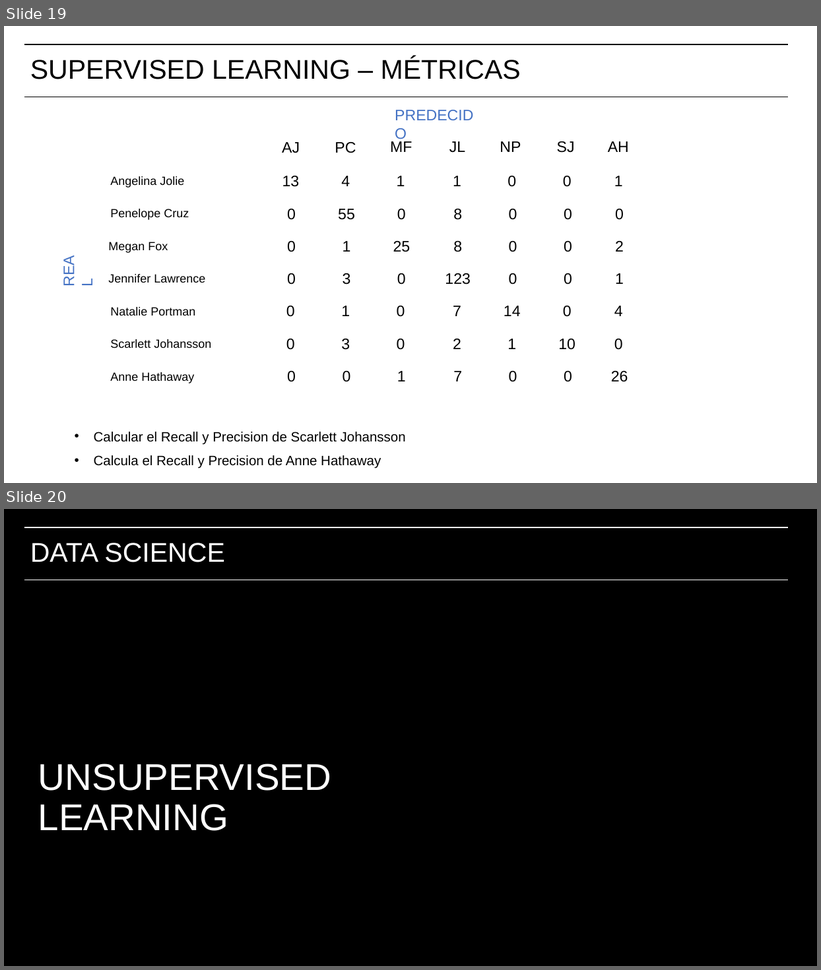
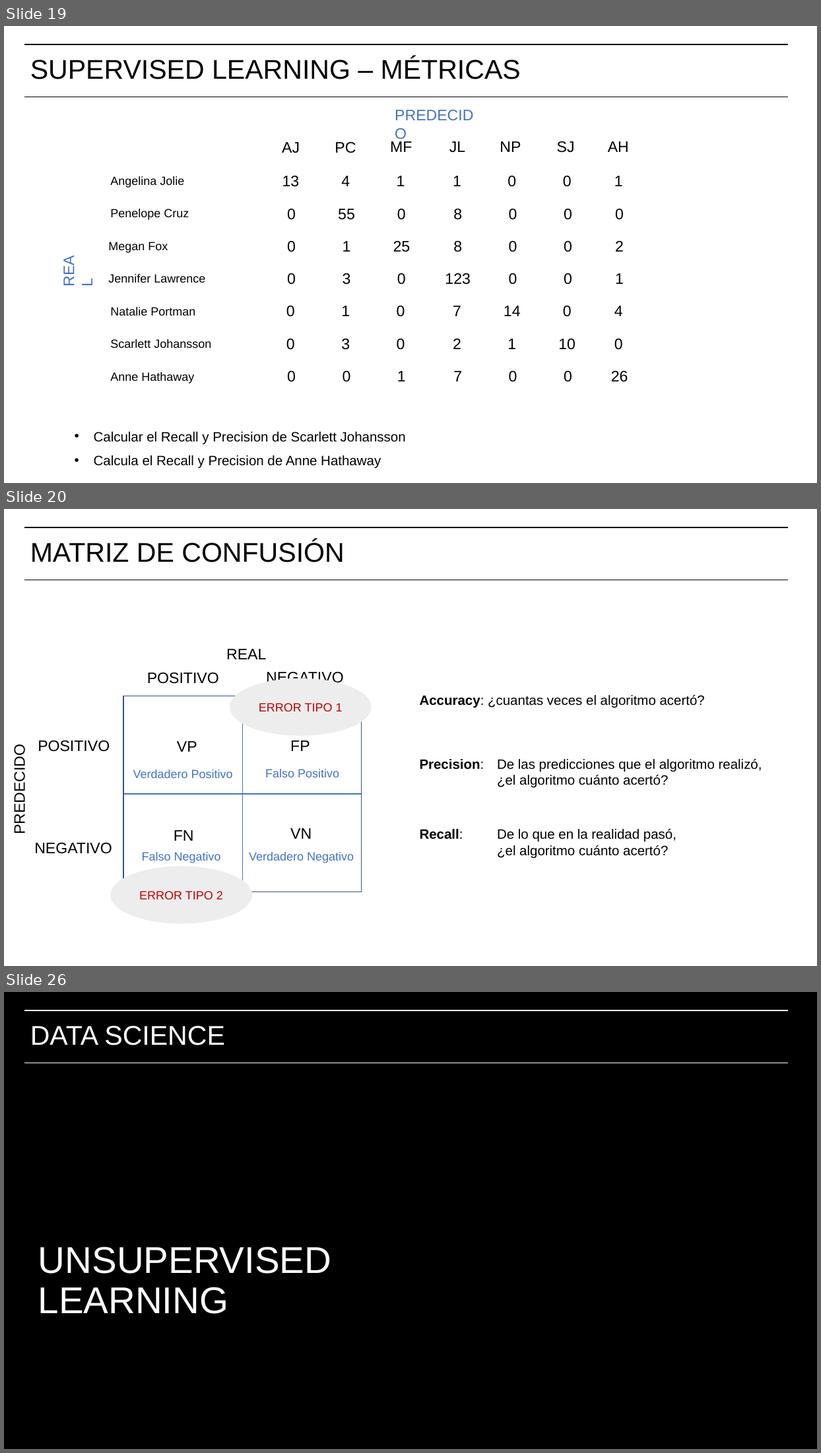
Before and after one commit to carlosgl87/aplicaciones_analiticas_isil, a slide deck: Tercera_Unidad/introduccion_machine_learning.pptx. Shown one above the other, each under a label of ours: slides 19 and 20 before the commit, slides 19, 20 and 26 after it; the slides between them are not shown. The pictures are 821x970 and 821x1453 pixels, drawn with LibreOffice and Linux fonts; fonts in the diff are those of the drawing. Boxes give left, top, right and bottom in pixels: in the first picture for what was removed or moved away, otherwise in the second. Text is boxed around its words. In the diff, an @@ line names an element or a change of style, - is before the commit and + after.

Commit message:
diapositivas actualizadas, matriz de confusion

```diff
--- a/Tercera_Unidad/introduccion_machine_learning.pptx
+++ b/Tercera_Unidad/introduccion_machine_learning.pptx
@@ slide 20 added at [4,509,817,966], background #FFFFFF; not listed: 2 template elements that a slide beside it also shows @@
@@ title added at [30,540,344,562], 32 pt, text #000000 @@
+MATRIZ DE CONFUSIÓN
@@ text added at [226,649,266,659], 18 pt, text #000000 @@
+REAL
@@ text added at [147,673,219,684], 18 pt, text #000000 @@
+POSITIVO
@@ ellipse added at [230,679,371,736], fill #EDEDED, 14 pt, text #C00000 @@
+ERROR TIPO 1
@@ text added at [266,672,344,683], 18 pt, text #000000 @@
+NEGATIVO
@@ rectangle added at [123,696,362,892], outline #325491 1 pt @@
@@ line added from (242, 696) to (242, 892), #4472C4 1 pt @@
@@ text added at [420,695,705,708], 16 pt, text #000000 @@
+Accuracy: ¿cuantas veces el algoritmo acertó?
@@ text added at [38,741,110,752], 18 pt, text #000000 @@
+POSITIVO
@@ text added at [177,741,197,752], 18 pt, text #000000 @@
+VP
@@ text added at [290,741,310,751], 18 pt, text #000000 @@
+FP
@@ text added at [11,753,28,832], 18 pt, text #000000 @@
+PREDECIDO
@@ text added at [420,759,762,788], 16 pt, text #000000 @@
+Precision: De las predicciones que el algoritmo realizó,
+¿el algoritmo cuánto acertó?
@@ text added at [133,770,233,778], 14 pt, text #4472C4 @@
+Verdadero Positivo
@@ text added at [265,769,339,778], 14 pt, text #4472C4 @@
+Falso Positivo
@@ line added from (123, 794) to (362, 794), #4472C4 1 pt @@
@@ text added at [34,843,112,854], 18 pt, text #000000 @@
+NEGATIVO
@@ text added at [174,830,194,841], 18 pt, text #000000 @@
+FN
@@ text added at [290,828,312,839], 18 pt, text #000000 @@
+VN
@@ text added at [420,829,677,859], 16 pt, text #000000 @@
+Recall: De lo que en la realidad pasó,
+¿el algoritmo cuánto acertó?
@@ text added at [142,852,221,863], 14 pt, text #4472C4 @@
+Falso Negativo
@@ text added at [249,852,354,863], 14 pt, text #4472C4 @@
+Verdadero Negativo
@@ ellipse added at [111,867,252,923], fill #EDEDED, 14 pt, text #C00000 @@
+ERROR TIPO 2
@@ what was slide 20 is now slide 26 @@
```
Also in this commit, not shown: 5 other slides added.
